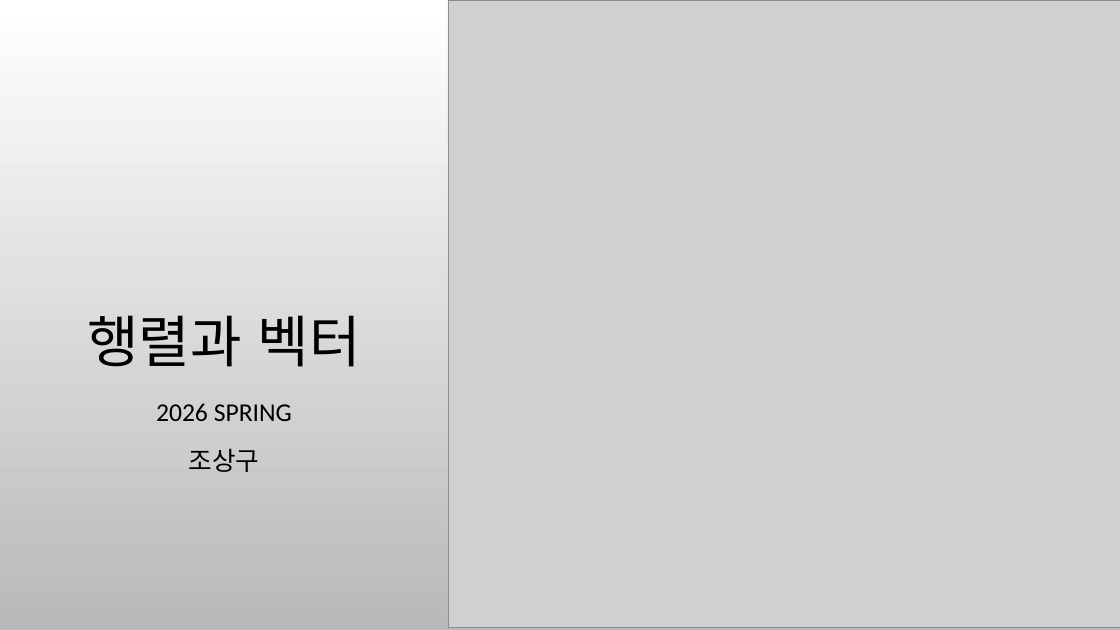
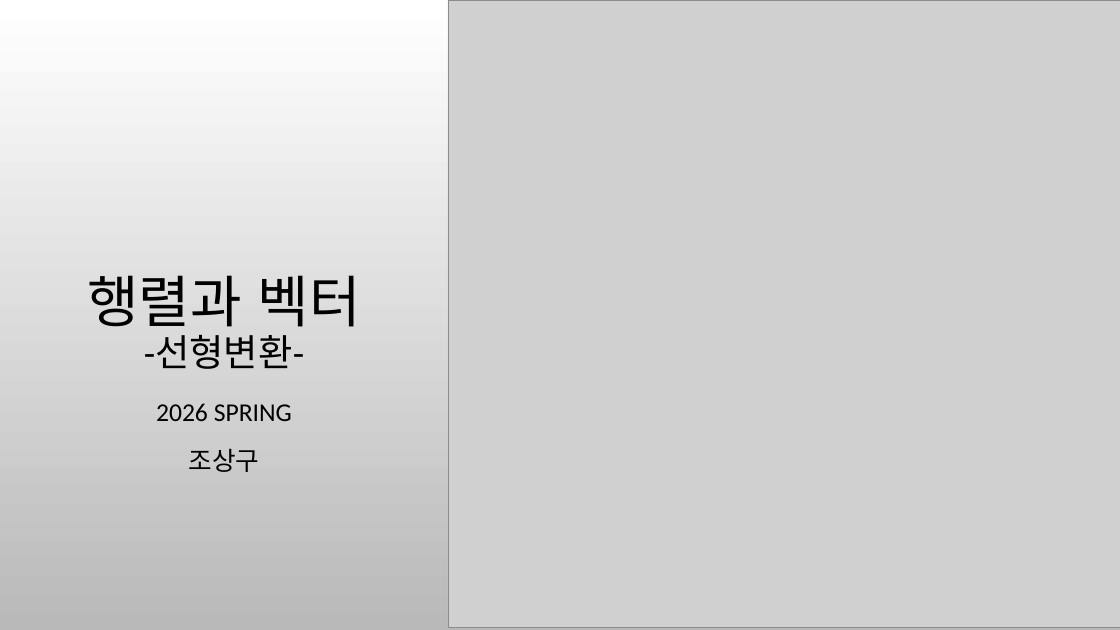
Before and after one commit to ancestor9/mathematics-for-machine-learning, a slide deck: slide 1 of 6_Matrix_vectors.pptx. Drawn at 1120x630 pixels with LibreOffice and Linux fonts; fonts in the diff are those of the drawing; grey boxes stand for pictures; background and template pictures are left out. Boxes give left, top, right and bottom in pixels: in the first picture for what was removed or moved away, otherwise in the second. Text is boxed around its words. In the diff, an @@ line names an element or a change of style, - is before the commit and + after.

```diff
--- a/6_Matrix_vectors.pptx
+++ b/6_Matrix_vectors.pptx
@@ title at <box>87,275,361,369</box>: text changed; size 48 to 32 pt @@
-행렬과 벡터
+행렬과 벡터
+-선형변환-
```
Also in this commit, not shown: 2 other slides changed, 6 slides added, 4 slides removed, 1 other file.
